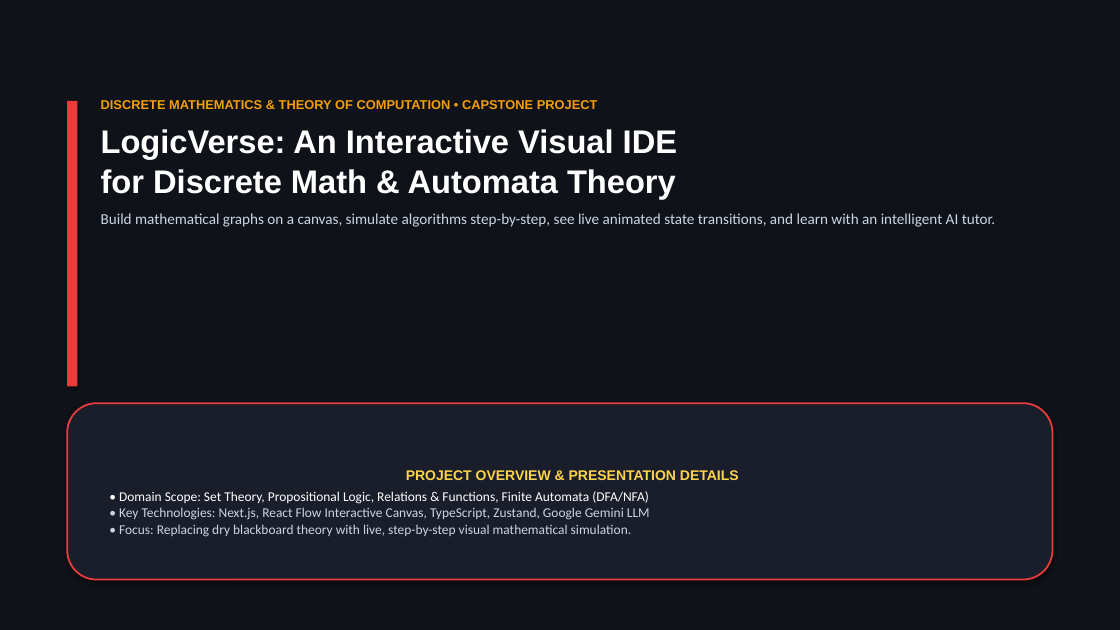
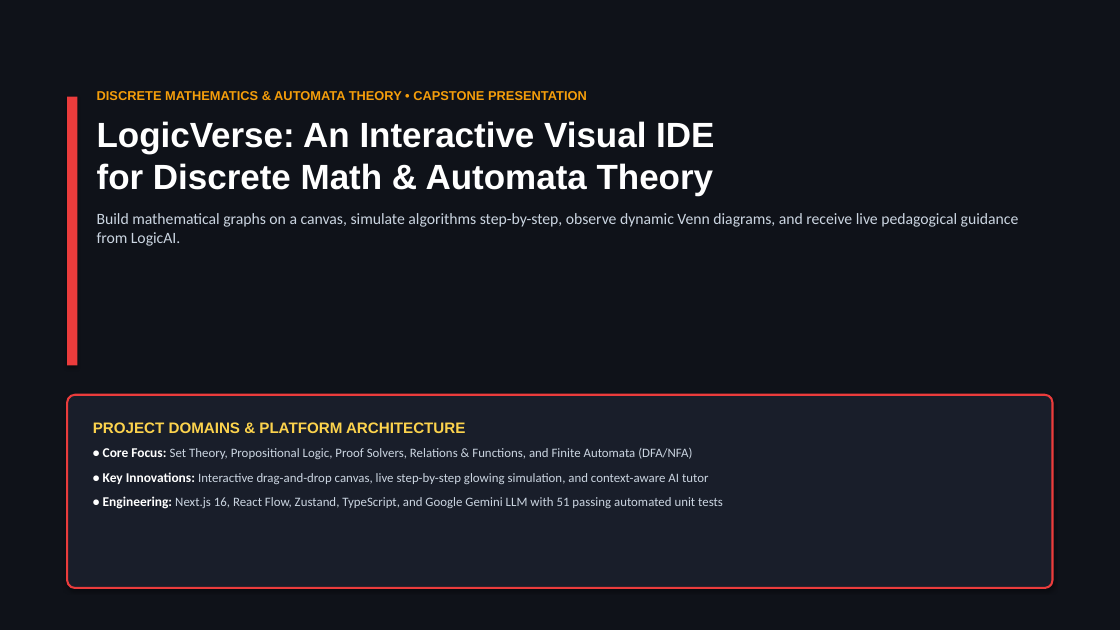
Before and after one commit to akash20065ray-sys/Logic_verse, a slide deck: slide 1 of LogicVerse_Presentation_Without_Names.pptx. Drawn at 1120x630 pixels with LibreOffice and Linux fonts; fonts in the diff are those of the drawing. Boxes give left, top, right and bottom in pixels: in the first picture for what was removed or moved away, otherwise in the second. Text is boxed around its words. In the diff, an @@ line names an element or a change of style, - is before the commit and + after.

```diff
--- a/LogicVerse_Presentation_Without_Names.pptx
+++ b/LogicVerse_Presentation_Without_Names.pptx
@@ rectangle resized from (x1=67, y1=101, x2=77, y2=386) to (x1=67, y1=97, x2=77, y2=365) @@
@@ text at (x1=97, y1=91, x2=587, y2=100): text changed @@
-DISCRETE MATHEMATICS & THEORY OF COMPUTATION • CAPSTONE PROJECT
+DISCRETE MATHEMATICS & AUTOMATA THEORY • CAPSTONE PRESENTATION
@@ text at (x1=97, y1=121, x2=714, y2=196): size 28 to 30 pt in "LogicVerse: An Interactive Visual IDE for Discrete ..." @@
@@ text at (x1=97, y1=213, x2=1019, y2=246): text changed; size 13 to 13.5 pt @@
-Build mathematical graphs on a canvas, simulate algorithms step-by-step, see live animated state transitions, and learn with an intelligent AI tutor.
+Build mathematical graphs on a canvas, simulate algorithms step-by-step, observe dynamic Venn diagrams, and receive live pedagogical guidance from LogicAI.
@@ rounded rectangle "PROJECT DOMAINS & PLATFORM ARCHITECTURE" resized from (x1=67, y1=403, x2=1053, y2=580) to (x1=67, y1=395, x2=1053, y2=588) @@
@@ rounded rectangle "PROJECT DOMAINS & PLATFORM ARCHITECTURE" at (x1=67, y1=395, x2=1053, y2=588): vertical alignment middle to top; outline #EB3C3C 1.5 pt to #EB3C3C 1.75 pt; proportions changed @@
@@ text in rounded rectangle at (x1=93, y1=422, x2=723, y2=509): text changed; size 11.5 to 11 pt @@
-PROJECT OVERVIEW & PRESENTATION DETAILS
-• Domain Scope: Set Theory, Propositional Logic, Relations & Functions, Finite Automata (DFA/NFA)
-• Key Technologies: Next.js, React Flow Interactive Canvas, TypeScript, Zustand, Google Gemini LLM
-• Focus: Replacing dry blackboard theory with live, step-by-step visual mathematical simulation.
+PROJECT DOMAINS & PLATFORM ARCHITECTURE
+• Core Focus: Set Theory, Propositional Logic, Proof Solvers, Relations & Functions, and Finite Automata (DFA/NFA)
+• Key Innovations: Interactive drag-and-drop canvas, live step-by-step glowing simulation, and context-aware AI tutor
+• Engineering: Next.js 16, React Flow, Zustand, TypeScript, and Google Gemini LLM with 51 passing automated unit tests
```
Also in this commit, not shown: 11 other slides changed, 1 slide added, 1 slide removed, 2 other files.
